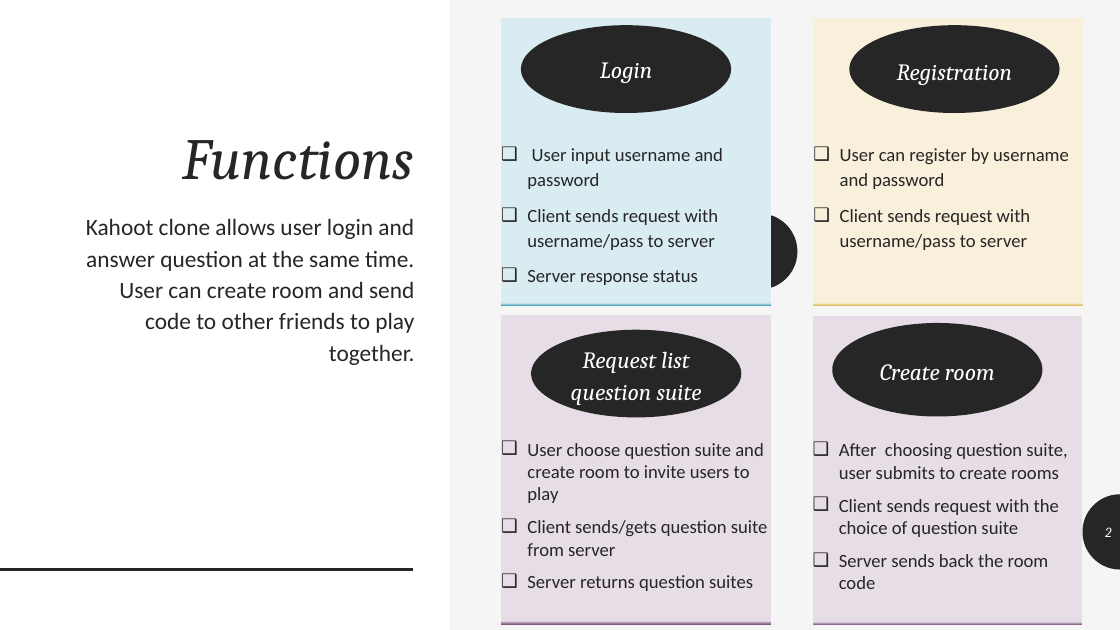
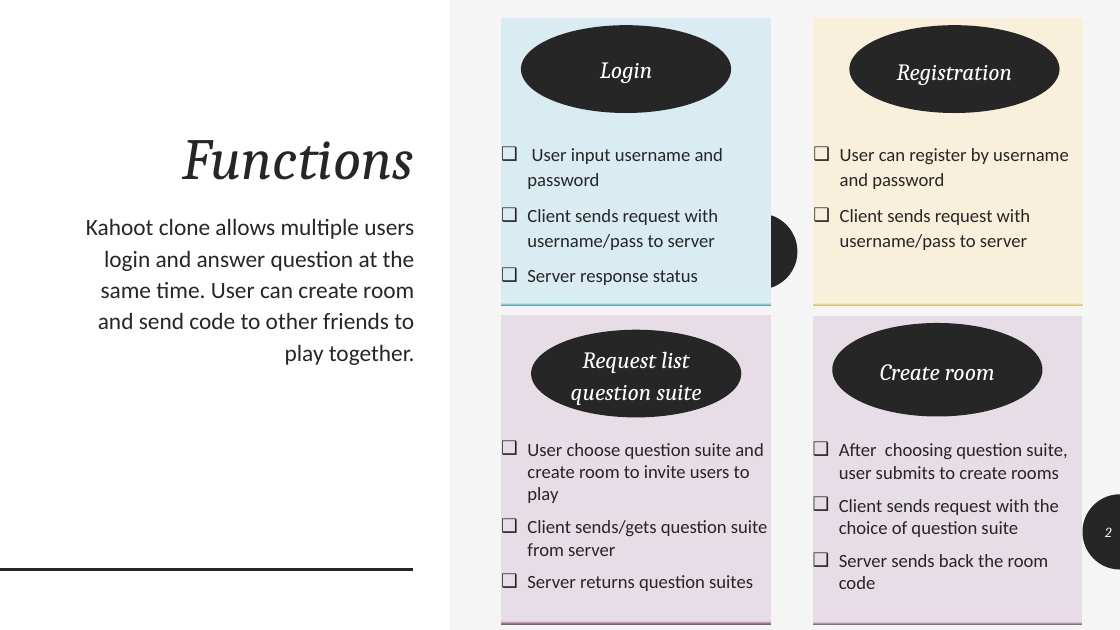
Before and after one commit to tridogithub/kahoot-clone-with-socket-programming, a slide deck: slide 2 of protocol.pptx. Drawn at 1120x630 pixels with LibreOffice and Linux fonts; fonts in the diff are those of the drawing. Boxes give left, top, right and bottom in pixels: in the first picture for what was removed or moved away, otherwise in the second. Text is boxed around its words. In the diff, an @@ line names an element or a change of style, - is before the commit and + after.

```diff
--- a/protocol.pptx
+++ b/protocol.pptx
@@ text at <box>86,218,415,365</box>: text changed @@
-Kahoot clone allows user login and answer question at the same time. User can create room and send code to other friends to play together.
+Kahoot clone allows multiple users login and answer question at the same time. User can create room and send code to other friends to play together.
```
Also in this commit, not shown: 2 other slides changed, 1 other file.
